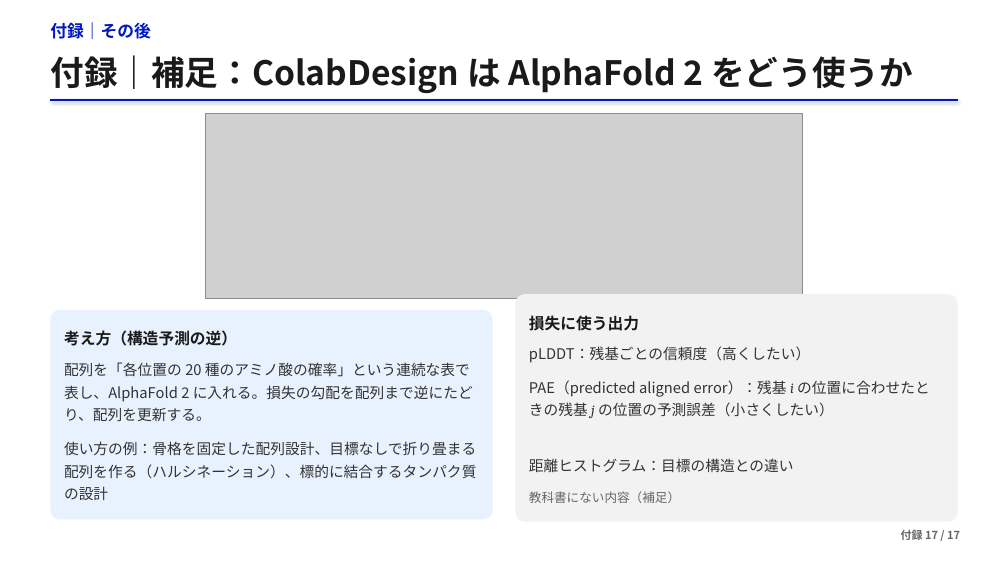
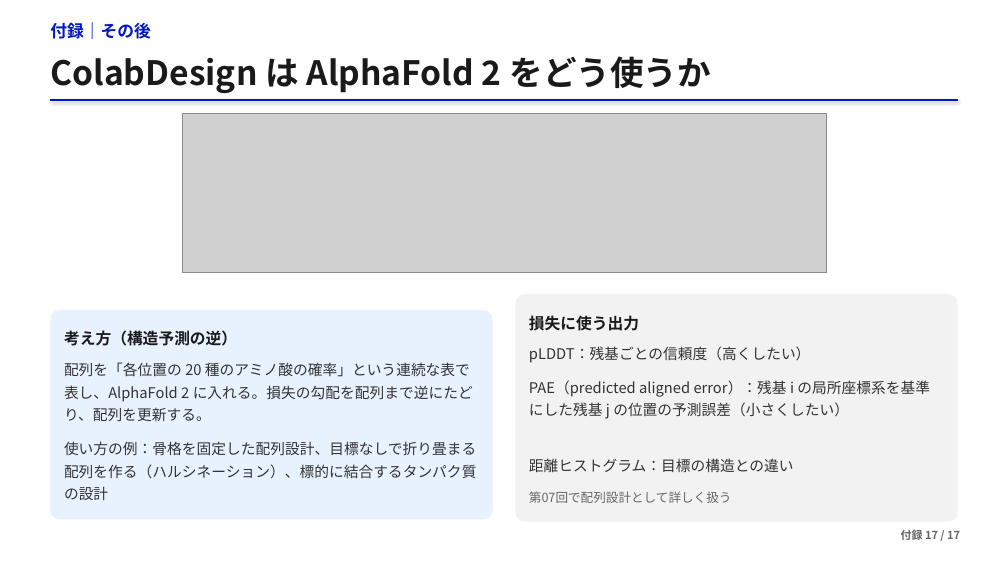
Before and after one commit to matsunagalab/lecture_bioinfo, a slide deck: slide 53 of 05_AlphaFold2による構造予測/05_AlphaFold2による構造予測.pptx. Drawn at 1008x567 pixels with LibreOffice and Linux fonts; fonts in the diff are those of the drawing; grey boxes stand for pictures. Boxes give left, top, right and bottom in pixels: in the first picture for what was removed or moved away, otherwise in the second. Text is boxed around its words. In the diff, an @@ line names an element or a change of style, - is before the commit and + after.

Commit message:
Clarify lecture 05 structure representations and improve layout

```diff
--- a/05_AlphaFold2による構造予測/05_AlphaFold2による構造予測.pptx
+++ b/05_AlphaFold2による構造予測/05_AlphaFold2による構造予測.pptx
@@ text at (50, 56, 711, 93): text changed @@
-付録｜補足：ColabDesign は AlphaFold 2 をどう使うか
+ColabDesign は AlphaFold 2 をどう使うか
@@ picture: place and size @@
-picture at (206, 113, 802, 299)
+picture at (182, 113, 827, 272)
@@ text at (529, 380, 930, 419): text changed @@
-PAE（predicted aligned error）：残基 i の位置に合わせたときの残基 j の位置の予測誤差（小さくしたい）
+PAE（predicted aligned error）：残基 i の局所座標系を基準にした残基 j の位置の予測誤差（小さくしたい）
@@ text at (529, 491, 732, 503): text changed @@
-教科書にない内容（補足）
+第07回で配列設計として詳しく扱う
```
Also in this commit, not shown: 37 other slides changed, 2 other files.
